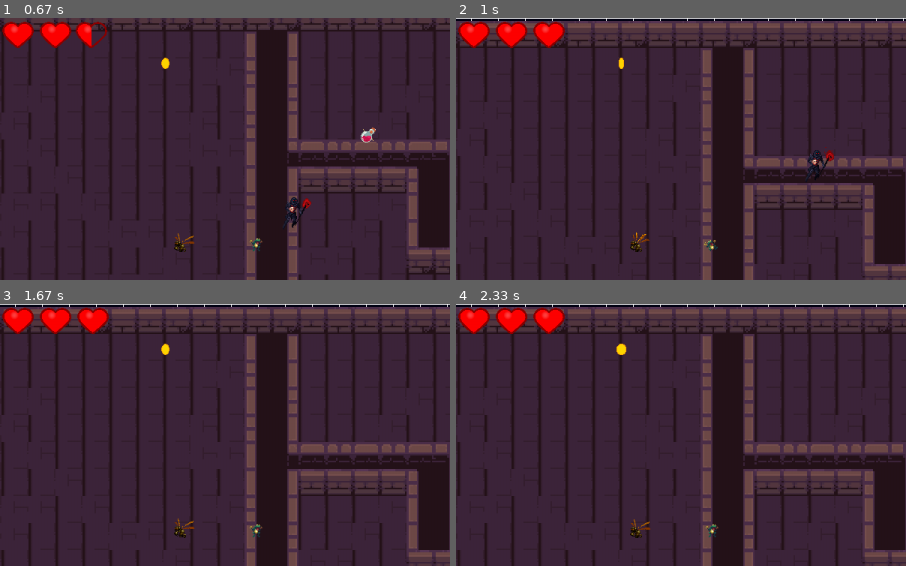
Above: before the commit, frames 1-4 (two rows, left to right).
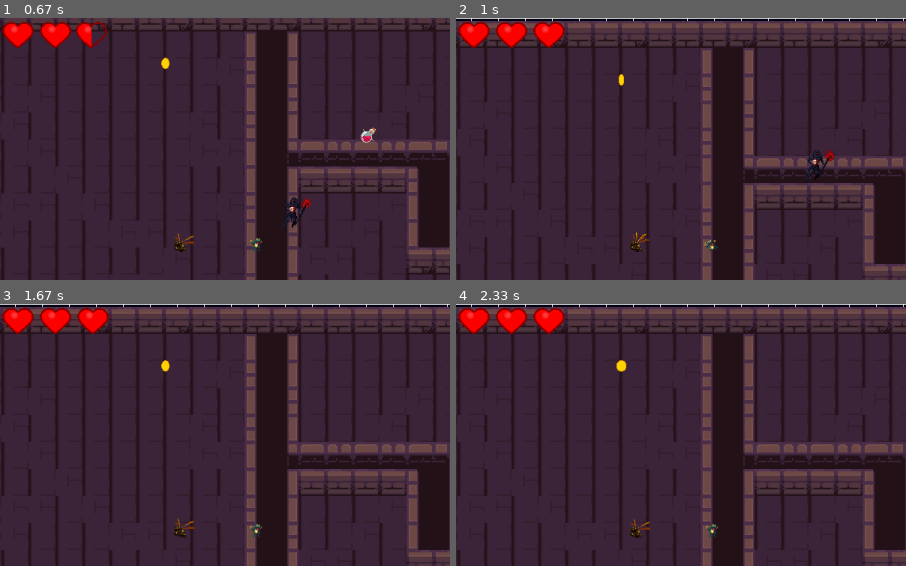
Above: after the commit, the same moments.

Repository: sergiosmmr/Juego_pygame-survivor-
Game: pygame game, started from main.py
Two runs of this game, one before a commit and one after it. Both use one fixed random seed, a clock stepped at 60 frames per second and the inputs below.
Inputs (mouse positions are % of the whole screen's width and height, from its top left):
- Up to frame 1 (0.67 s): hold W from 0.33 s (still down); move the mouse to (32, 64) at 0.37 s
- Up to frame 2 (1 s): release W at 0.8 s; hold D from 0.83 s (still down)
- Up to frame 3 (1.67 s): release D at 1.47 s; hold S from 1.5 s (still down)
- Up to frame 4 (2.33 s): release S at 1.87 s; click (23, 29) at 1.95 s; hold A from 2.23 s (still down)
The pictures show only the part of the screen within x 13-63%, y 0-50%; the shares and areas given below are measured in that part.

Frame 1 is identical in both runs. In frame 2, 0.1% of the frame differs, in the area x 36-38%, y 14-26%; in frame 3, 0.1%; in frame 4, 0.2%, in the area x 35-38%, y 14-26%.

Commit message:
fix posicion de items para que no se muevan con jugador

Diff:
--- a/items.py
+++ b/items.py
@@ -13,7 +13,10 @@
         self.rect = self.image.get_rect()
         self.rect.center = (x, y)
 
-    def update(self, personaje):
+    def update(self, posicion_pantalla, personaje):
+        # reposicionar los items segun la pantalla o camara
+        self.rect.x += posicion_pantalla[0]
+        self.rect.y += posicion_pantalla[1]
         #comprobar colision entre el personaje y los items
         if self.rect.colliderect(personaje.forma):
             #si son monedas
--- a/main.py
+++ b/main.py
@@ -243,7 +243,7 @@
     grupo_damage_text.update()
 
     #actualizar items
-    grupo_items.update(jugador)
+    grupo_items.update(posicion_pantalla, jugador)
 
     #dibujar mundo
     world.draw(ventana)
